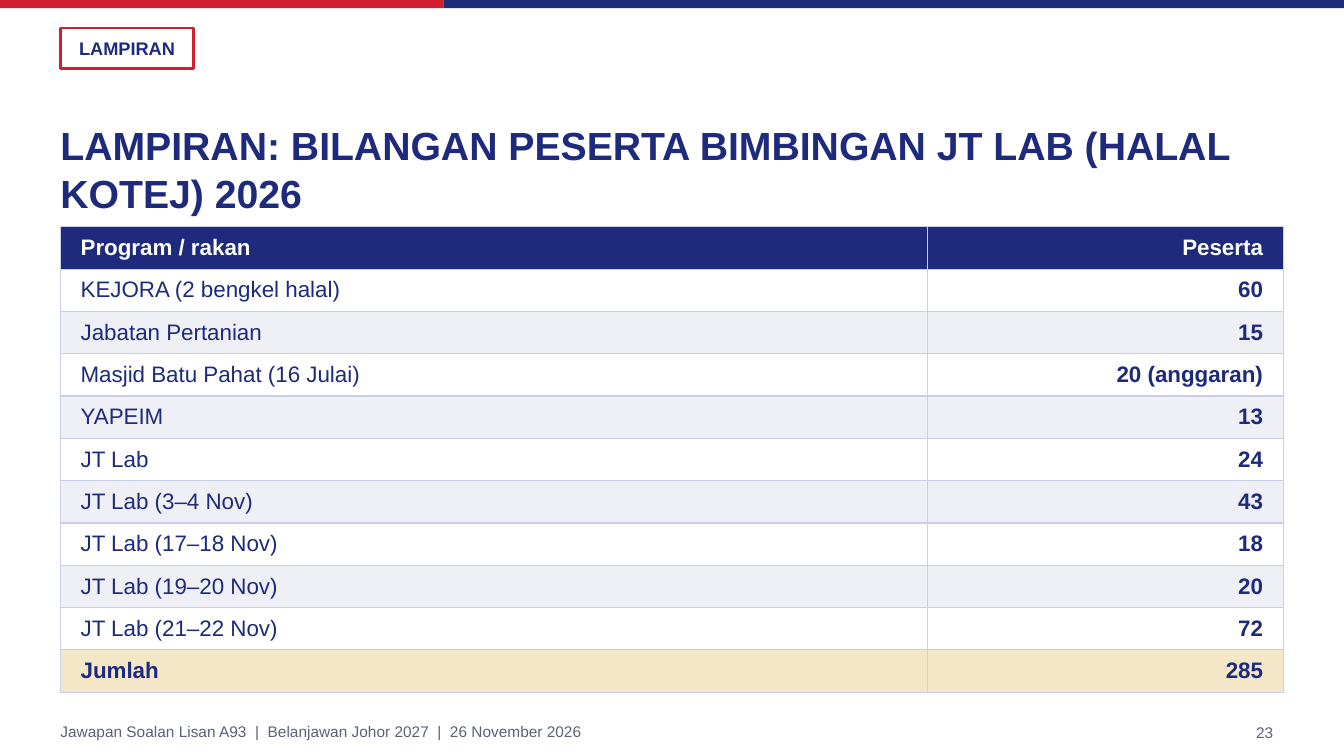
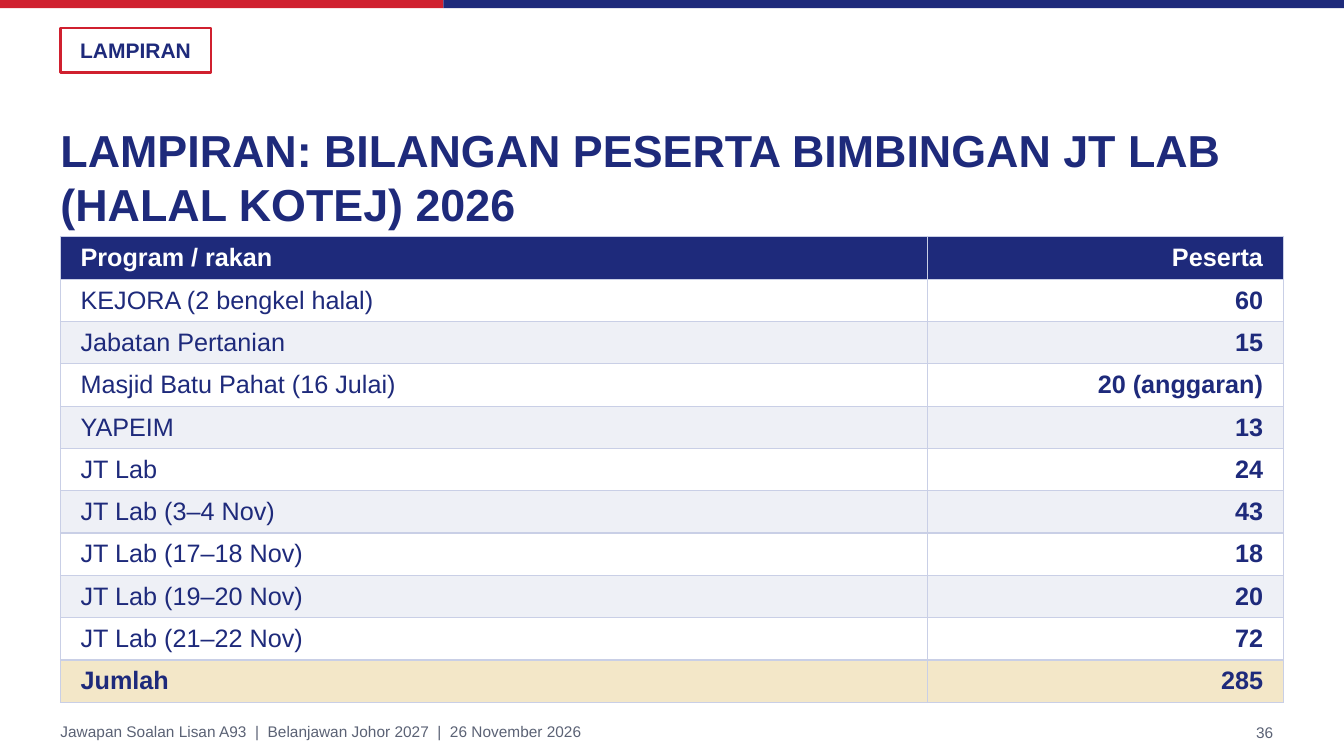
Before and after one commit to nawaljoe/Nawal, a slide deck: slide 36 of slides/A93_Halal_Johor_16x9.pptx (slide 23 before the commit). Drawn at 1344x756 pixels with LibreOffice and Linux fonts; fonts in the diff are those of the drawing; background and template pictures are left out. Boxes give left, top, right and bottom in pixels: in the first picture for what was removed or moved away, otherwise in the second. Text is boxed around its words. In the diff, an @@ line names an element or a change of style, - is before the commit and + after.

```diff
--- a/slides/A93_Halal_Johor_16x9.pptx
+++ b/slides/A93_Halal_Johor_16x9.pptx
@@ text "LAMPIRAN" at <box>80,43,191,58</box>: size 13 to 15 pt @@
@@ rectangle: place and size @@
-rectangle at <box>60,28,194,69</box>
+rectangle at <box>60,28,211,73</box>
@@ title "LAMPIRAN: BILANGAN PESERTA BIMBINGAN JT ..." at <box>60,135,1220,230</box>: size 28 to 32 pt @@
@@ table at <box>60,237,1284,694</box> @@
@@ size 16 to 18 pt @@
@@ table: place and size @@
-table at <box>60,227,1284,683</box>
+table at <box>60,237,1284,694</box>
@@ page number at <box>1256,727,1273,738</box>: text changed @@
-23
+36
```
Also in this commit, not shown: 19 other slides changed, 16 slides added, 3 slides removed, 2 other files.
